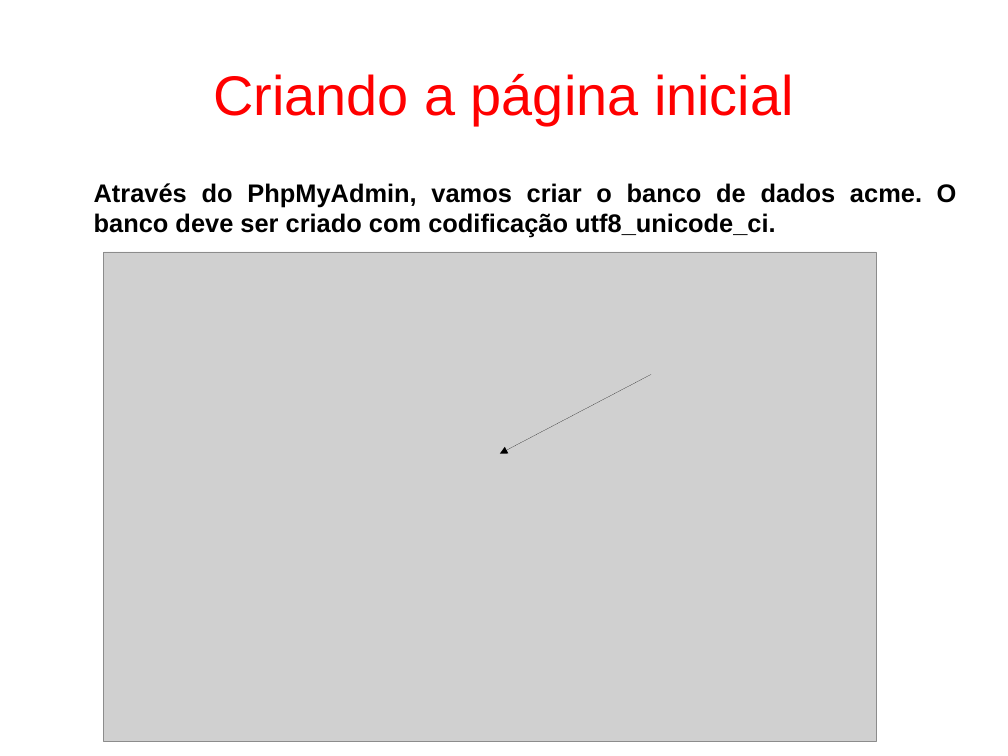
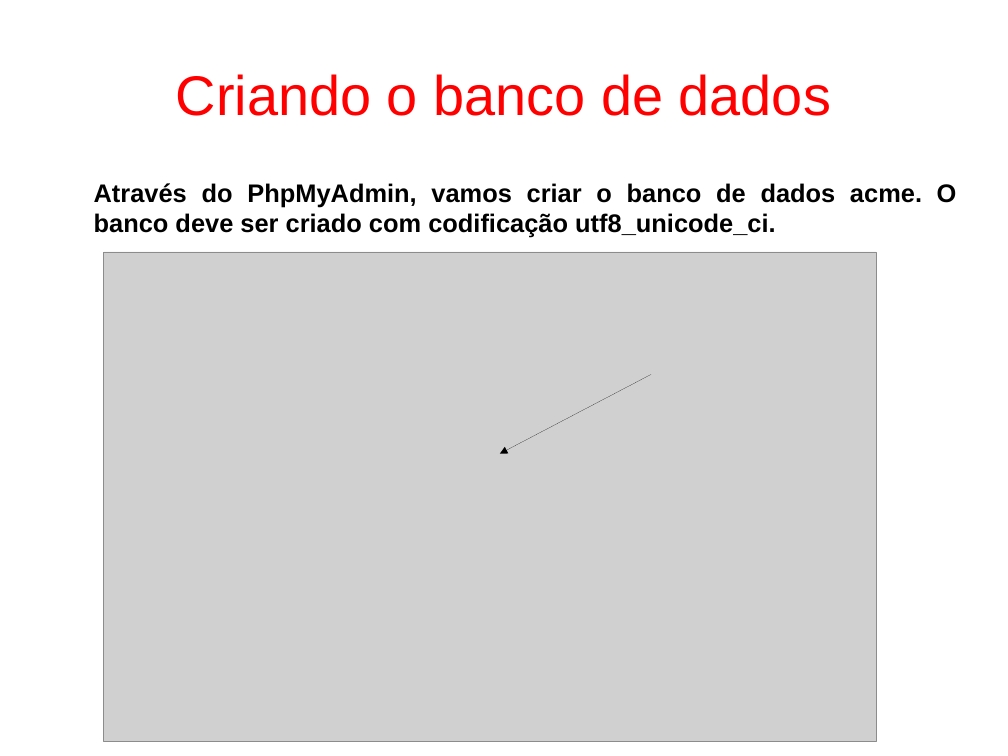
Before and after one commit to fgsl/lojasacme, a slide deck: slide 39 of docs/tutorial.odp. Drawn at 1008x756 pixels with LibreOffice and Linux fonts; fonts in the diff are those of the drawing; grey boxes stand for pictures. Boxes give left, top, right and bottom in pixels: in the first picture for what was removed or moved away, otherwise in the second. Text is boxed around its words. In the diff, an @@ line names an element or a change of style, - is before the commit and + after.

Commit message:
Alterar título de slide 39 #32

```diff
--- a/docs/tutorial.odp
+++ b/docs/tutorial.odp
@@ title at (176,74,831,116): text changed @@
-Criando a página inicial
+Criando o banco de dados
```
